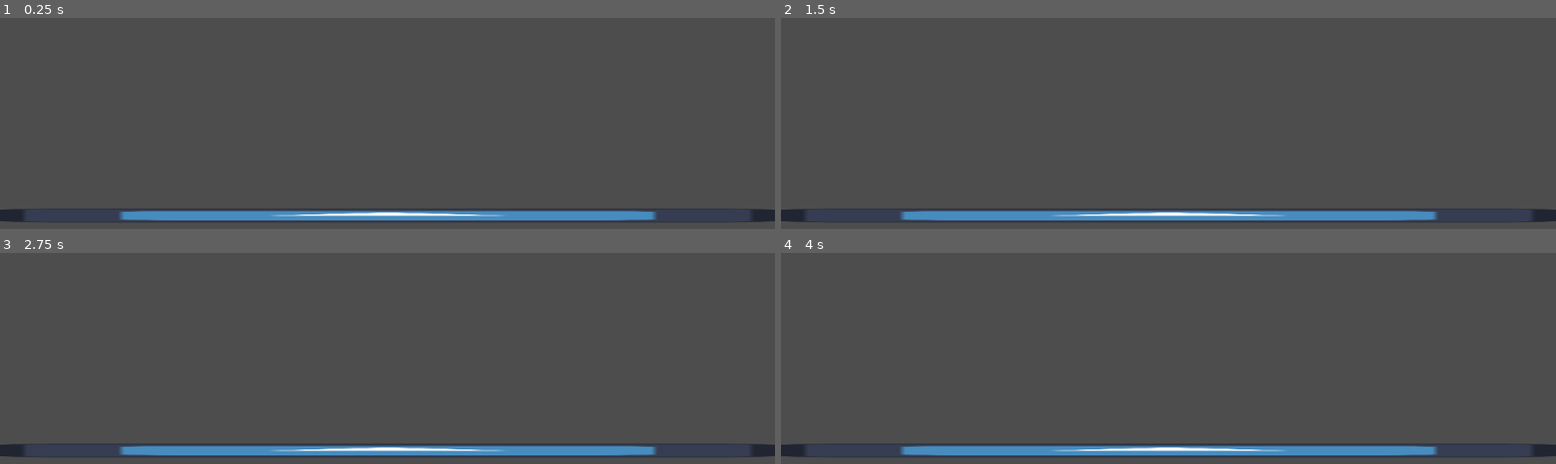
Above: before the commit, frames 1-4 (two rows, left to right).
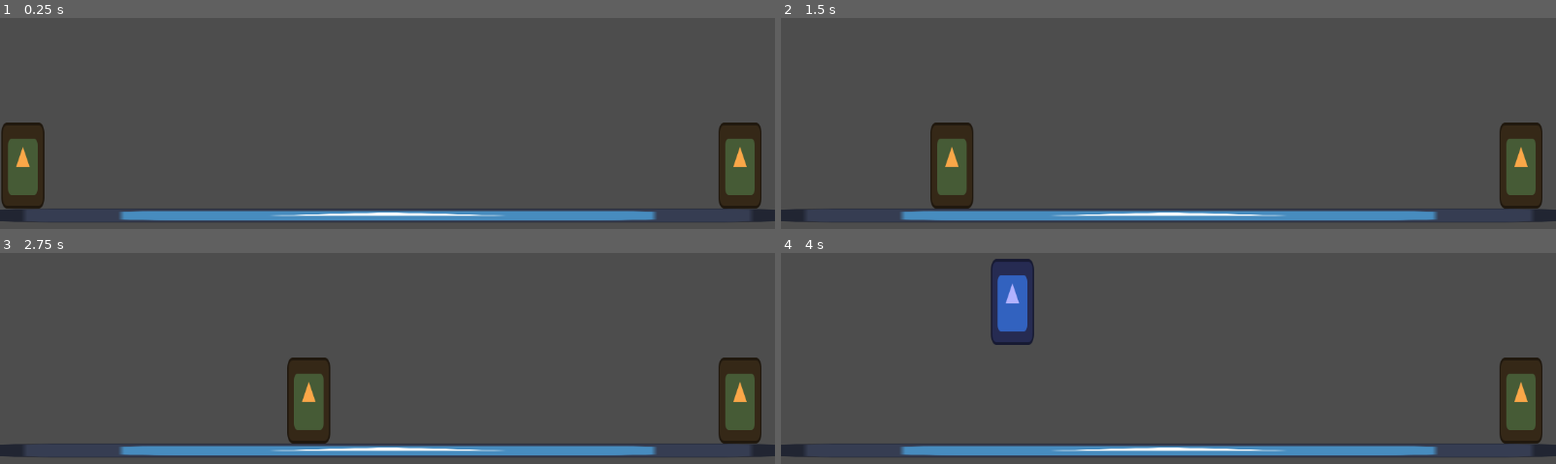
Above: after the commit, the same moments.

Repository: lucasmcclean/project-foxtrot-black-trigger-watchtower-omega
Game: Godot game, scene res://main.tscn
Same seed, same stepped clock (60 frames per second), same inputs: the game is played once before the commit and once after it. The engine's default icon, where the game draws it, is replaced by a stand-in: a white triangle on a blue panel in a dark square.
Inputs:
- Up to frame 1 (0.25 s): no input
- Up to frame 2 (1.5 s): tap Enter at 0.5 s; hold D (move_right) 0.53-1.28 s; tap Space (flash_step) at 0.6 s; tap W (jump) at 0.77 s; hold Insert (move_down) from 1.28 s (still down); tap E (kick) at 1.35 s
- Up to frame 3 (2.75 s): tap W (jump) at 1.52 s; release Insert (move_down) at 2.03 s; hold D (move_right) from 2.03 s (still down); tap Q (punch) at 2.1 s
- Up to frame 4 (4 s): release D (move_right) at 2.78 s; hold Page Up (move_up) 2.78-3.53 s; tap Space (flash_step) at 2.85 s; tap W (jump) at 3.02, 3.77 s; hold A (move_left) from 3.53 s (still down); tap E (kick) at 3.6 s

The runs differ from the first frame. In frame 1, 2.7% of the frame differs, in the area x 0-99%, y 49-91%; in frame 2, 2.7%; in frame 3, 2.7%; in frame 4, 3.6%, in the area x 27-99%, y 2-91%.

Commit message:
feat(player): add health, reset game on zero health

Diff:
--- /dev/null
+++ b/project-foxtrot-black-trigger-watchtower-omega/main.gd
@@ -0,0 +1,16 @@
+extends Node2D
+
+@onready var local_player: Player = $LocalPlayer
+@onready var eeg_player: Player = $EEGPlayer
+
+func _physics_process(_delta: float) -> void:
+	if local_player.health <= 0:
+		print("EEG player wins")
+		reset_game()
+	elif  eeg_player.health <= 0:
+		print("Local player wins")
+		reset_game()
+
+func reset_game() -> void:
+	local_player.position = Vector2(1100, 560)
+	eeg_player.position = Vector2(50, 560)
--- a/project-foxtrot-black-trigger-watchtower-omega/main.tscn
+++ b/project-foxtrot-black-trigger-watchtower-omega/main.tscn
@@ -1,5 +1,6 @@
-[gd_scene load_steps=8 format=3 uid="uid://bc6k2alunsfbg"]
+[gd_scene load_steps=9 format=3 uid="uid://bc6k2alunsfbg"]
 
+[ext_resource type="Script" uid="uid://dv8lu25mufguh" path="res://main.gd" id="1_272bh"]
 [ext_resource type="Texture2D" uid="uid://nbtt4xedu5wp" path="res://icon.svg" id="1_ig7tw"]
 [ext_resource type="PackedScene" uid="uid://bdx3cerynkwbi" path="res://player/player.tscn" id="2_0xm2m"]
 [ext_resource type="Script" uid="uid://bki1krgpg1do2" path="res://player/controller/local_controller.gd" id="3_1bvp3"]
@@ -11,6 +12,7 @@
 size = Vector2(1153, 20)
 
 [node name="Main" type="Node2D"]
+script = ExtResource("1_272bh")
 
 [node name="StaticBody2D" type="StaticBody2D" parent="."]
 
@@ -27,12 +29,14 @@
 position = Vector2(576, 438)
 
 [node name="LocalPlayer" parent="." instance=ExtResource("2_0xm2m")]
+position = Vector2(34, 559)
 input = ExtResource("3_7mycd")
 
 [node name="Controller" type="Node" parent="LocalPlayer"]
 script = ExtResource("3_1bvp3")
 
 [node name="EEGPlayer" parent="." instance=ExtResource("2_0xm2m")]
+position = Vector2(1100, 560)
 input = ExtResource("5_272bh")
 
 [node name="Controller" type="Node" parent="EEGPlayer"]
--- a/project-foxtrot-black-trigger-watchtower-omega/player/player.gd
+++ b/project-foxtrot-black-trigger-watchtower-omega/player/player.gd
@@ -14,6 +14,8 @@
 @export var input: PlayerInput
 @onready var controller: Controller = $Controller
 @onready var state_machine: StateMachine = $StateMachine
+
+var health: int = 20
 
 
 func _ready() -> void:
Not shown, added: project-foxtrot-black-trigger-watchtower-omega/main.gd.uid
